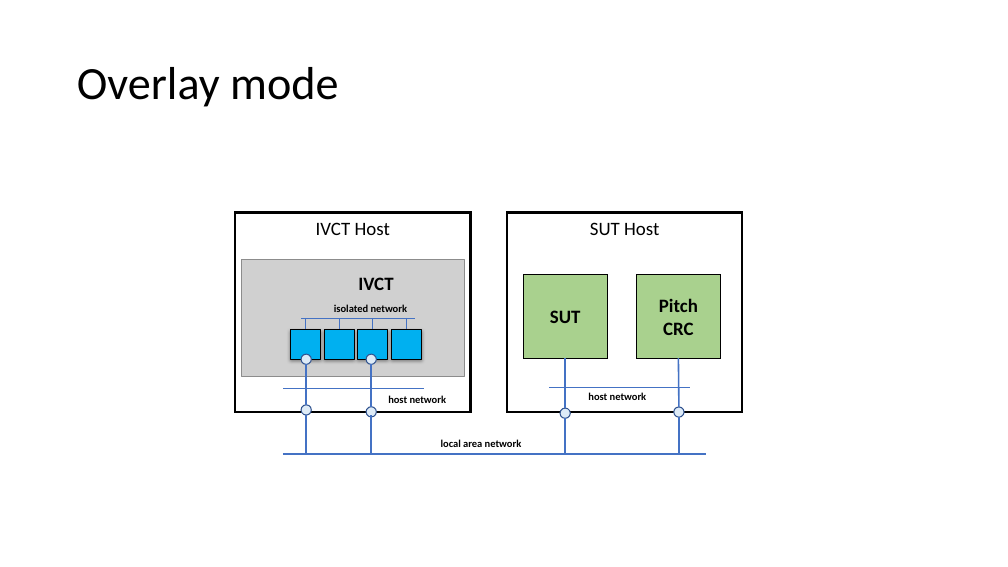
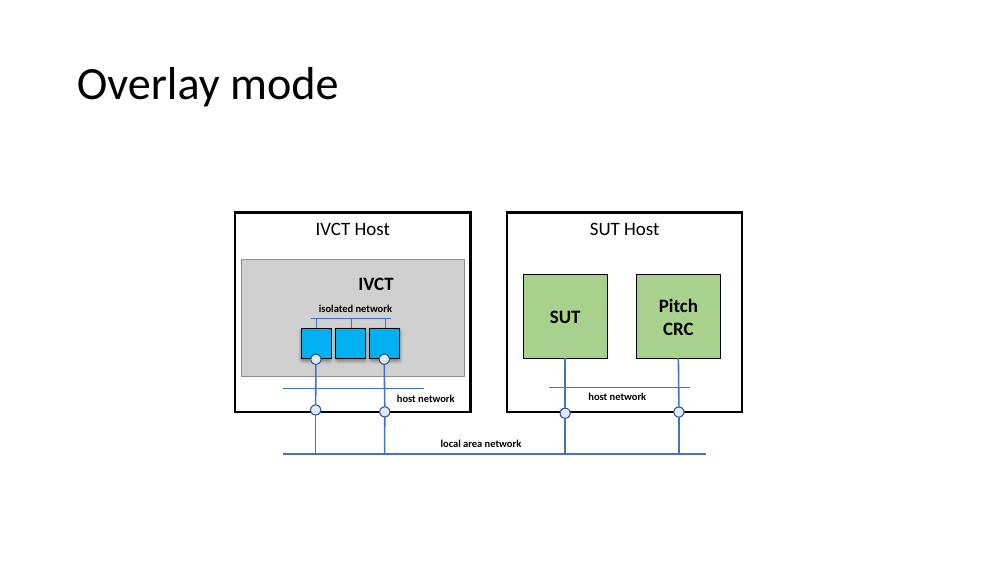
Before and after one commit to IVCTool/IVCT_Operation, a slide deck: slide 4 of docs/src/images/IVCT Container design.pptx. Drawn at 1008x567 pixels with LibreOffice and Linux fonts; fonts in the diff are those of the drawing; grey boxes stand for pictures. Boxes give left, top, right and bottom in pixels: in the first picture for what was removed or moved away, otherwise in the second. Text is boxed around its words. In the diff, an @@ line names an element or a change of style, - is before the commit and + after.

```diff
--- a/docs/src/images/IVCT Container design.pptx
+++ b/docs/src/images/IVCT Container design.pptx
@@ text "isolated network": place and size @@
-text "isolated network" at box(334, 304, 408, 312)
+text "isolated network" at box(319, 304, 393, 312)
@@ line moved from (301, 318) - (415, 318) to (312, 318) - (392, 318) @@
@@ 5 lines, 3 rectangles, 2 ellipses, 1 text: place and size @@
-5 lines, 3 rectangles, 2 ellipses, 1 text at box(290, 318, 447, 454)
+5 lines, 3 rectangles, 2 ellipses, 1 text at box(301, 318, 455, 454)
@@ line removed from (407, 318) to (407, 330) @@
@@ rectangle removed at box(392, 330, 422, 360) @@
@@ 2 ellipses, 2 lines: place and size @@
-2 ellipses, 2 lines at box(366, 354, 377, 454)
+2 ellipses, 2 lines at box(380, 354, 390, 454)
```
Also in this commit, not shown: 3 other slides changed, 6 other files.
